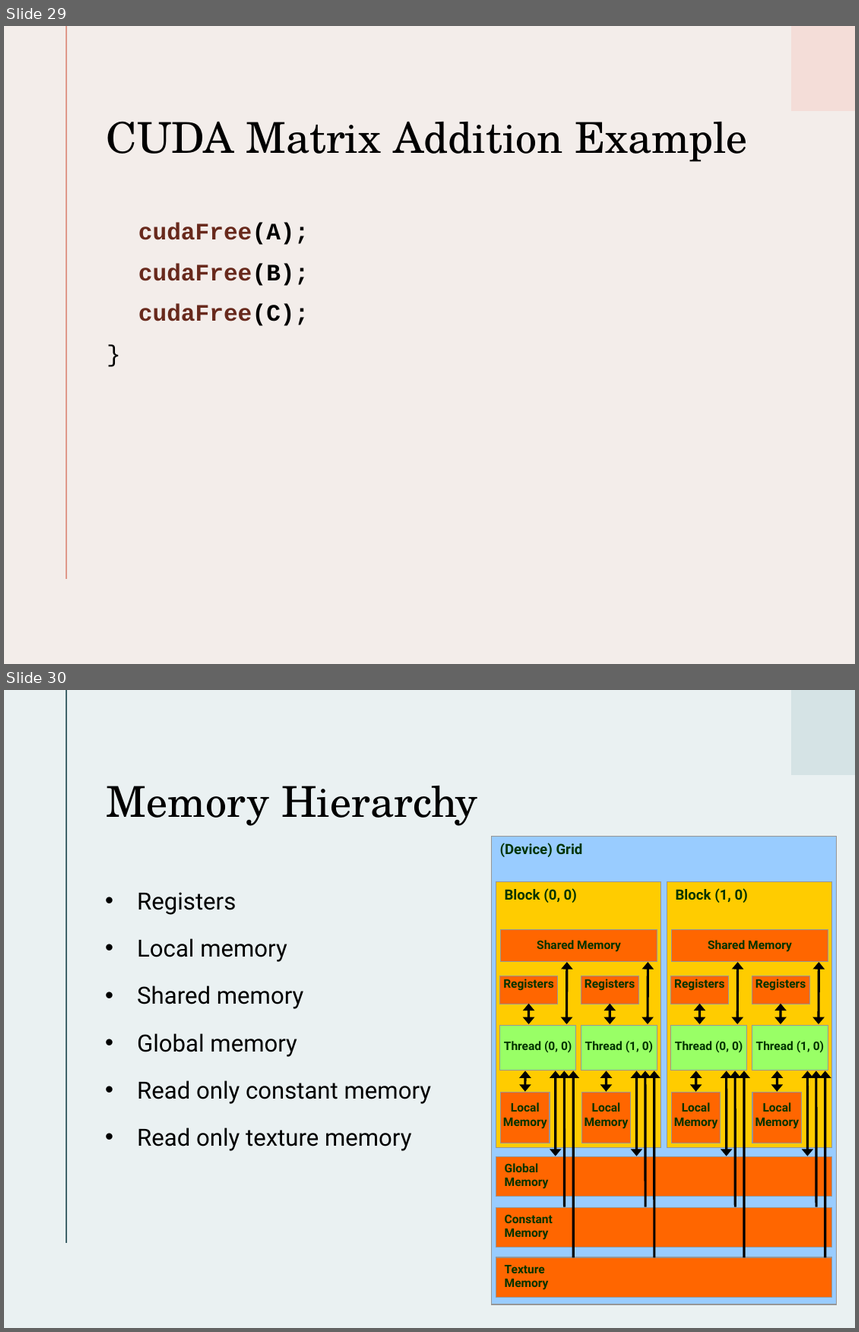
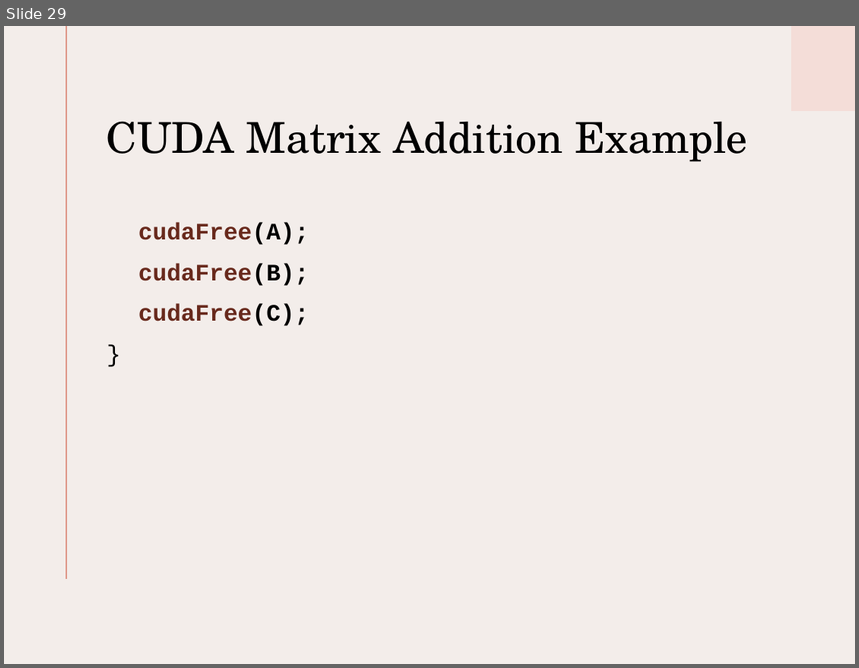
Before and after one commit to look4pritam/GPU-Computation, a slide deck: Presentations/CUDA.pptx. Shown one above the other, each under a label of ours: slides 29 and 30 before the commit, slide 29 after it. The pictures are 859x1332 and 859x668 pixels, drawn with LibreOffice and Linux fonts; fonts in the diff are those of the drawing. Boxes give left, top, right and bottom in pixels: in the first picture for what was removed or moved away, otherwise in the second. Text is boxed around its words. In the diff, an @@ line names an element or a change of style, - is before the commit and + after.

```diff
--- a/Presentations/CUDA.pptx
+++ b/Presentations/CUDA.pptx
@@ slide 30 removed at bbox=[4, 690, 855, 1328], background #EAF1F2 @@
@@ line removed from (67, 690) to (67, 1243) @@
@@ rectangle removed at bbox=[791, 690, 855, 775] @@
@@ title removed at bbox=[107, 785, 478, 826] @@
-Memory Hierarchy
@@ text removed at bbox=[137, 892, 431, 1151] @@
-• Registers
-• Local memory
-• Shared memory
-• Global memory
-• Read only constant memory
-• Read only texture memory
@@ group removed at bbox=[492, 837, 836, 1306]: 20 rectangles, 16 double arrows, 8 arrows @@
-(Device) Grid
-Constant
-Memory
-Texture
-Memory
-Global
-Memory
-Block (0, 0)
-Shared Memory
-Local
-Memory
-Thread (0, 0)
-Registers
-Local
-Memory
-Thread (1, 0)
-Registers
-Block (1, 0)
-Shared Memory
-Local
-Memory
-Thread (0, 0)
-Registers
-Local
-Memory
-Thread (1, 0)
-Registers
```
Also in this commit, not shown: 2 slides changed, 1 other slide removed.
